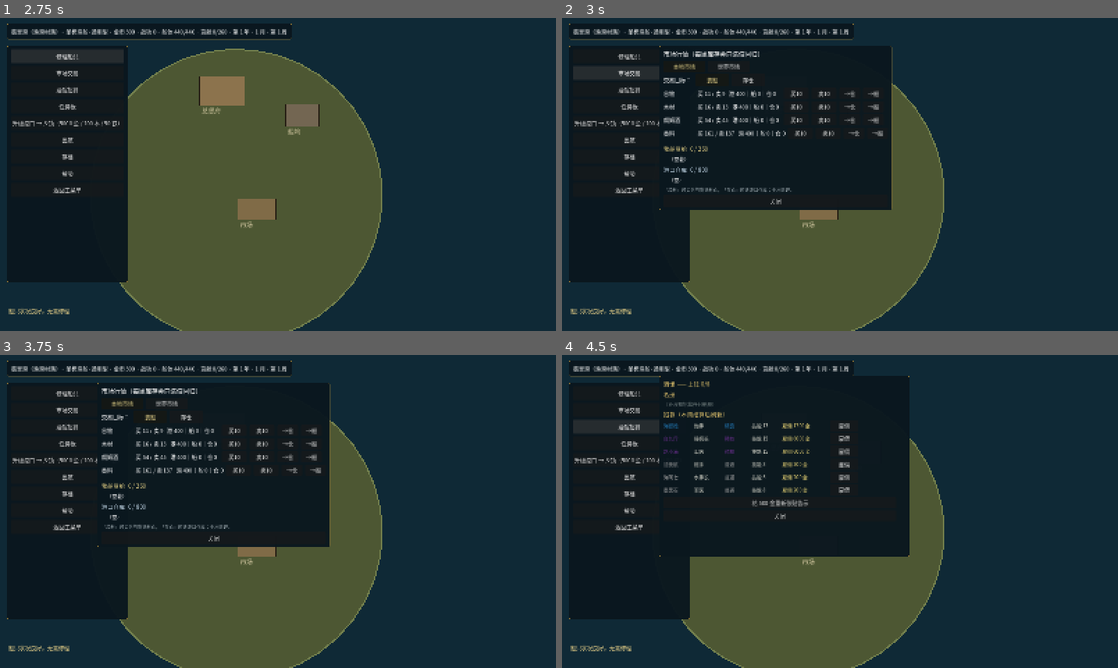
Above: before the commit, frames 1-4 (two rows, left to right).
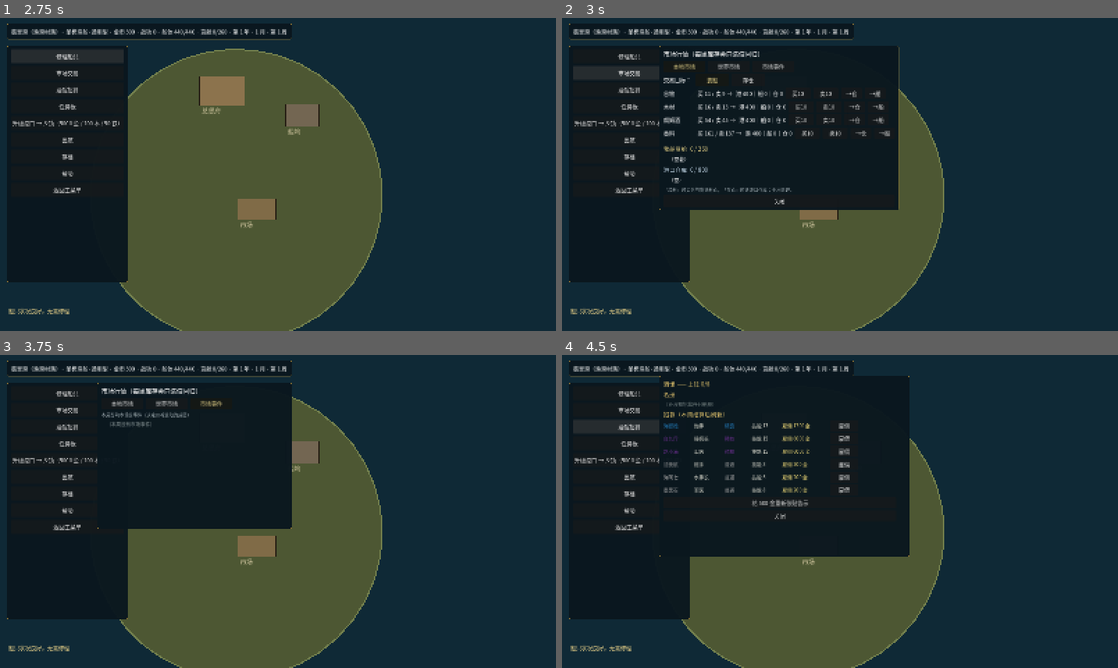
Above: after the commit, the same moments.

Repository: lucifermbbgh/OceanHero
Game: Godot game, scene res://scenes/main.tscn
The game is run twice, just before and just after one commit, with the same random seed, the same clock (stepped at 60 frames per second) and the same inputs.
Inputs (mouse positions are in pixels of both pictures, inside the frame that each line leads up to):
- Up to frame 1 (2.75 s): click "新游戏" at 0.5 s; tap Enter at 1.25 s; move the mouse to (400, 158) at 1.27 s; hold D (steer_right) 1.28-2 s; tap B at 1.35 s; click (400, 158) at 1.42 s; tap Space at 1.52 s; click "修理船只" at 2 s
- Up to frame 2 (3 s): click "市场交易" at 2.75 s
- Up to frame 3 (3.75 s): click (211, 401) at 3.5 s, where only the run after the commit has a clickable "市场事件"
- Up to frame 4 (4.5 s): click "酒馆招募" at 4.25 s

Frame 1 is identical in both runs. In frame 2, 1.7% of the frame differs, in the area x 29-61%, y 8-62%; in frame 3, 6.6%, in the area x 17-60%, y 8-62%; in frame 4, nothing differs.

Commit message:
feat(0.13.0-alpha): 价格引擎（分段弹性 + 均值回归 + 市场事件）
- 新增 econ_math.gd（纯数学函数库）与 market_events.gd（8 种事件）
- 分段供给弹性：库存 >70% 用 0.35、30~70% 用 0.55、<30% 用 0.90
- 价格漂移：每周向事件目标均值回归 25% + 种子噪声 ±3%，clamp 0.85~1.15
- 市场事件：每港每周 15% 概率生成，持续 1~3 周，全局 ≤8
- 本地市场商品行显示涨跌箭头；新增「市场事件」页签
- 岛屿港口价格同步接入漂移与事件
- 漂移与事件进存档
- 版本号 0.13.0-alpha；单元 66 + 集成 495 全绿

Diff:
--- a/project.godot
+++ b/project.godot
@@ -15,7 +15,7 @@
 run/main_scene="res://scenes/main.tscn"
 config/features=PackedStringArray("4.7", "GL Compatibility")
 config/icon="res://icon.svg"
-config/version="0.12.1"
+config/version="0.13.0-alpha"
 [autoload]
 
 EventBus="*res://scripts/core/event_bus.gd"
--- a/scripts/base/base_scene.gd
+++ b/scripts/base/base_scene.gd
@@ -418,9 +418,18 @@
 	m_world.modulate = Color(1.0, 0.92, 0.6) if market_tab == "world" else Color(1, 1, 1)
 	m_world.pressed.connect(func(): market_tab = "world"; _rebuild_market())
 	mtabs.add_child(m_world)
+	var m_ev := Button.new()
+	m_ev.text = "市场事件"
+	m_ev.custom_minimum_size = Vector2(120, 32)
+	m_ev.modulate = Color(1.0, 0.92, 0.6) if market_tab == "events" else Color(1, 1, 1)
+	m_ev.pressed.connect(func(): market_tab = "events"; _rebuild_market())
+	mtabs.add_child(m_ev)
 
 	if market_tab == "world":
 		_rebuild_world_market()
+		return
+	if market_tab == "events":
+		_rebuild_events_tab()
 		return
 
 	# 交易目标页签：买入存到哪 / 卖出从哪拿
@@ -453,9 +462,16 @@
 		if port != null:
 			demand = float(port.demand.get(String(id), 1.0))
 			production = float(port.production.get(String(id), 1.0))
-		var bp := MarketModel.buy_price(c.base_price, stock, max_stock, demand)
+		var mod := GameState.price_modifier(String(PORT_ID), id)
+		var bp := int(round(float(MarketModel.buy_price(c.base_price, stock, max_stock, demand)) * mod))
 		var sp := int(round(float(MarketModel.sell_price(c.base_price, stock, max_stock, production))
-			* (1.0 + GameState.sell_bonus())))
+			* (1.0 + GameState.sell_bonus()) * mod))
+		var chg := GameState.price_change_pct(String(PORT_ID), id)
+		var arrow := "→"
+		if chg > 0.005:
+			arrow = "↑+%d%%" % int(round(chg * 100.0))
+		elif chg < -0.005:
+			arrow = "↓%d%%" % int(round(chg * 100.0))
 		var row := HBoxContainer.new()
 		row.add_theme_constant_override("separation", 8)
 		market_list.add_child(row)
@@ -466,7 +482,7 @@
 		var price_l := Label.new()
 		var have := int(GameState.cargo.get(id, 0))
 		var in_wh := int(GameState.warehouse.get(id, 0))
-		price_l.text = "买 %d / 卖 %d   港 %d｜船 %d｜仓 %d" % [bp, sp, stock, have, in_wh]
+		price_l.text = "买 %d / 卖 %d %s   港 %d｜船 %d｜仓 %d" % [bp, sp, arrow, stock, have, in_wh]
 		price_l.custom_minimum_size = Vector2(240, 0)
 		row.add_child(price_l)
 		var b_buy := Button.new()
@@ -586,6 +602,25 @@
 	_rebuild_market()
 	_refresh()
 
+## 市场事件页签
+func _rebuild_events_tab() -> void:
+	var tip := Label.new()
+	tip.text = "本周影响市场的事件（决定价格波动的成因）"
+	tip.add_theme_font_size_override("font_size", 13)
+	tip.add_theme_color_override("font_color", Color(0.65, 0.7, 0.72))
+	market_list.add_child(tip)
+	if GameState.market_events.is_empty():
+		market_list.add_child(_lbl("　（本周没有市场事件）", 400, Color(0.55, 0.6, 0.6)))
+		return
+	for e in GameState.market_events:
+		var hb := HBoxContainer.new()
+		hb.add_theme_constant_override("separation", 12)
+		market_list.add_child(hb)
+		hb.add_child(_lbl(String(e.get("port", "")), 180))
+		hb.add_child(_lbl(String(e.get("name", "")), 120, Color(0.9, 0.82, 0.45)))
+		hb.add_child(_lbl(String(e.get("desc", "")), 260, Color(0.8, 0.85, 0.7)))
+		hb.add_child(_lbl("剩 %d 周" % int(e.get("weeks", 0)), 100))
+
 ## 世界市场：跨港情报页（不参与交易）
 func _rebuild_world_market() -> void:
 	var note := Label.new()
--- a/scripts/core/game_state.gd
+++ b/scripts/core/game_state.gd
@@ -760,6 +760,59 @@
 
 func cargo_free() -> float:
 	return maxf(0.0, float(cargo_capacity()) - cargo_used())
+
+# ---------------- 价格漂移与市场事件（0.13） ----------------
+
+const EconMath = preload("res://scripts/systems/econ_math.gd")
+const MarketEvents = preload("res://scripts/systems/market_events.gd")
+
+const DRIFT_MIN := 0.85
+const DRIFT_MAX := 1.15
+const DRIFT_SPEED := 0.25
+const DRIFT_NOISE := 0.03
+
+var price_drift: Dictionary = {}     # "port|cid" -> 漂移倍率（1.0 为基准）
+var market_events: Array = []        # 当前生效事件
+
+func _drift_key(port_key: String, cid: StringName) -> String:
+	return "%s|%s" % [port_key, String(cid)]
+
+## 当前漂移倍率（含事件影响）
+func price_drift_of(port_key: String, cid: StringName) -> float:
+	return float(price_drift.get(_drift_key(port_key, cid), 1.0))
+
+## 某港某商品当前受事件影响后的价格倍率
+func price_modifier(port_key: String, cid: StringName) -> float:
+	return price_drift_of(port_key, cid) * MarketEvents.effect_at(market_events, port_key, cid)
+
+## 周结算：事件推进与生成、价格漂移回归
+func tick_market(week: int) -> Array:
+	var events_out: Array = []
+	market_events = MarketEvents.tick(market_events)
+	for pk in port_stock.keys():
+		var port_key := String(pk)
+		if market_events.size() < MarketEvents.MAX_ACTIVE:
+			var ev: Dictionary = MarketEvents.roll_event(port_key, week)
+			if not ev.is_empty():
+				market_events.append(ev)
+				events_out.append(ev)
+		for cid in port_stock[pk].keys():
+			var key := _drift_key(port_key, cid)
+			var cur := float(price_drift.get(key, 1.0))
+			var target := MarketEvents.effect_at(market_events, port_key, cid)
+			price_drift[key + "|prev"] = cur
+			var next_v := EconMath.mean_revert(cur, target, DRIFT_SPEED)
+			next_v += EconMath.seeded_noise([hash(port_key), int(hash(String(cid))), week], DRIFT_NOISE)
+			next_v = clampf(next_v, DRIFT_MIN, DRIFT_MAX)
+			price_drift[key] = next_v
+	return events_out
+
+## 价格涨跌（相对上周）
+func price_change_pct(port_key: String, cid: StringName) -> float:
+	var cur := price_drift_of(port_key, cid)
+	var key := _drift_key(port_key, cid)
+	var prev := float(price_drift.get(key + "|prev", cur))
+	return EconMath.change_pct(prev, cur)
 
 # ---------------- 银行（0.12 / 0.12.1 多笔贷款） ----------------
 
@@ -1423,6 +1476,7 @@
 		"port_registry": port_registry.duplicate(true),
 		"contraband": contraband.duplicate(),
 		"bank": {"deposit": bank_deposit, "loans": loans.duplicate(true)},
+		"market": {"drift": price_drift.duplicate(), "events": market_events.duplicate(true)},
 		"license": {"has": has_privateer_license, "legal": license_is_legal},
 		"black_closed_week": black_closed_week,
 		"auctions": auctions.duplicate(true),
@@ -1504,6 +1558,14 @@
 	var ups_d: Dictionary = d.get("island_upgrade_start", {})
 	for k in ups_d.keys():
 		island_upgrade_start[String(k)] = int(ups_d[k])
+	var mk: Dictionary = d.get("market", {})
+	price_drift.clear()
+	var dr: Dictionary = mk.get("drift", {})
+	for k in dr.keys():
+		price_drift[String(k)] = float(dr[k])
+	market_events.clear()
+	for e0 in mk.get("events", []):
+		market_events.append(e0)
 	var bk: Dictionary = d.get("bank", {})
 	bank_deposit = int(bk.get("deposit", 0))
 	loans.clear()
@@ -1702,6 +1764,8 @@
 	port_registry.clear()
 	bank_deposit = 0
 	loans.clear()
+	price_drift.clear()
+	market_events.clear()
 	contraband.clear()
 	has_privateer_license = false
 	license_is_legal = false
--- a/scripts/sea/sea_scene.gd
+++ b/scripts/sea/sea_scene.gd
@@ -551,6 +551,10 @@
 			bp = maxi(1, int(round(float(bp) * (1.0 - float(buy_disc) / 100.0))))
 		# 阶梯溢价（只作用于卖出）：目标地图不产出才有跨度溢价
 		sp = int(round(float(sp) * GameState.sale_multiplier_at(cid, map_index)))
+		# 市场漂移与事件
+		var pmod := GameState.price_modifier(String(pid), cid)
+		bp = maxi(1, int(round(float(bp) * pmod)))
+		sp = maxi(1, int(round(float(sp) * pmod)))
 		var hb := HBoxContainer.new()
 		hb.add_theme_constant_override("separation", 10)
 		port_list.add_child(hb)
--- /dev/null
+++ b/scripts/systems/econ_math.gd
@@ -0,0 +1,37 @@
+extends RefCounted
+## 经济数学函数库（全 static、无状态）
+
+## 分段供给弹性：库存越低，弹性系数越大
+static func piecewise_elasticity(stock_ratio: float, alpha_lo: float = 0.35,
+		alpha_mid: float = 0.55, alpha_hi: float = 0.90) -> float:
+	var r := clampf(stock_ratio, 0.0, 1.0)
+	if r > 0.7:
+		return alpha_lo
+	if r < 0.3:
+		return alpha_hi
+	return alpha_mid
+
+## 均值回归：把 current 按 speed 拉向 target
+static func mean_revert(current: float, target: float, speed: float) -> float:
+	return current + (target - current) * clampf(speed, 0.0, 1.0)
+
+## 确定性噪声：同样输入必然同样输出，范围约 [-1, 1]
+static func seeded_noise(seed_values: Array, magnitude: float) -> float:
+	var h := 2166136261
+	for v in seed_values:
+		h = (h ^ int(v)) * 16777619
+		h = h & 0x7fffffff
+	var n := float(h % 10000) / 5000.0 - 1.0
+	return n * magnitude
+
+## 单周变动上限
+static func clamp_swing(old_value: float, new_value: float, cap: float) -> float:
+	var lo := old_value * (1.0 - cap)
+	var hi := old_value * (1.0 + cap)
+	return clampf(new_value, lo, hi)
+
+## 涨价幅度（正数=涨）
+static func change_pct(old_value: float, new_value: float) -> float:
+	if is_zero_approx(old_value):
+		return 0.0
+	return (new_value - old_value) / old_value
--- /dev/null
+++ b/scripts/systems/market_events.gd
@@ -0,0 +1,61 @@
+extends RefCounted
+## 市场事件：驱动价格波动的"原因层"
+
+const EVENTS := {
+	&"harvest": {"name": "丰收", "target": &"grain", "kind": "supply", "value": -0.20, "desc": "谷物供给 +25%"},
+	&"poor_harvest": {"name": "歉收", "target": &"grain", "kind": "supply", "value": 0.20, "desc": "谷物供给 −25%"},
+	&"forest_bloom": {"name": "林木茂盛", "target": &"timber", "kind": "supply", "value": -0.16, "desc": "木材供给 +20%"},
+	&"quake": {"name": "港口地震", "target": &"timber", "kind": "supply", "value": 0.25, "desc": "木材产出 −40%"},
+	&"war": {"name": "战争阴云", "target": &"spice", "kind": "demand", "value": 0.15, "desc": "香料需求 +15%"},
+	&"rum_fest": {"name": "朗姆酒节", "target": &"rum", "kind": "demand", "value": 0.22, "desc": "朗姆酒需求 +30%"},
+	&"blockade": {"name": "海盗封锁", "target": &"", "kind": "supply", "value": 0.18, "desc": "全港供给 −20%"},
+	&"caravan": {"name": "商队抵达", "target": &"", "kind": "supply", "value": -0.14, "desc": "全港供给 +15%"},
+}
+
+const MAX_ACTIVE := 8
+const WEEKLY_CHANCE := 0.15
+
+## 为某港口生成一个事件（可能返回 null）
+static func roll_event(port_key: String, week: int) -> Dictionary:
+	var h := 2166136261
+	for ch in (port_key + str(week)).to_utf8_buffer():
+		h = (h ^ int(ch)) * 16777619
+		h = h & 0x7fffffff
+	if float(h % 10000) / 10000.0 >= WEEKLY_CHANCE:
+		return {}
+	var ids: Array = EVENTS.keys()
+	var pick: StringName = ids[(h / 7) % ids.size()]
+	var def: Dictionary = EVENTS[pick]
+	return {
+		"id": pick, "name": String(def.get("name", "")), "port": port_key,
+		"target": String(def.get("target", "")), "kind": String(def.get("kind", "")),
+		"value": float(def.get("value", 0.0)), "weeks": 1 + (h / 13) % 3,
+		"desc": String(def.get("desc", "")),
+	}
+
+## 推进一周：周数减一，过期的移除
+static func tick(events: Array) -> Array:
+	var kept: Array = []
+	for e in events:
+		e["weeks"] = int(e.get("weeks", 1)) - 1
+		if int(e["weeks"]) > 0:
+			kept.append(e)
+	return kept
+
+## 某港口某商品受事件影响的价格倍率（1.0 表示无影响）
+static func effect_at(events: Array, port_key: String, cid: StringName) -> float:
+	var mult := 1.0
+	for e in events:
+		if String(e.get("port", "")) != port_key:
+			continue
+		var tgt := String(e.get("target", ""))
+		if tgt != "" and tgt != String(cid):
+			continue
+		var v := float(e.get("value", 0.0))
+		var kind := String(e.get("kind", "supply"))
+		# 供给增加 → 价格下降；需求增加 → 价格上升
+		if kind == "supply":
+			mult *= (1.0 - v)
+		else:
+			mult *= (1.0 + v)
+	return mult
--- a/scripts/systems/market_model.gd
+++ b/scripts/systems/market_model.gd
@@ -9,6 +9,8 @@
 	"bulk_ratio": 0.30,
 	"bulk_penalty": 0.10,
 	"weekly_regen_rate": 0.02,
+	"piecewise_enabled": true,
+	"max_weekly_price_swing": 0.15,
 }
 
 static func configure(d: Dictionary) -> void:
@@ -20,11 +22,17 @@
 		"price_elasticity": 0.55, "buy_markup": 1.05, "sell_markdown": 0.90,
 		"bulk_ratio": 0.30, "bulk_penalty": 0.10, "weekly_regen_rate": 0.02,
 		"max_weekly_price_swing": 0.15,
+		"piecewise_enabled": true,
 	}
+
+const EconMath = preload("res://scripts/systems/econ_math.gd")
 
 static func generic_price(base_price: int, stock: int, max_stock: int) -> float:
 	var ratio := clampf(float(stock) / maxf(1.0, float(max_stock)), 0.0, 1.0)
-	return float(base_price) * (1.0 + float(cfg.price_elasticity) * (1.0 - ratio))
+	var e := float(cfg.price_elasticity)
+	if bool(cfg.get("piecewise_enabled", false)):
+		e = EconMath.piecewise_elasticity(ratio)
+	return float(base_price) * (1.0 + e * (1.0 - ratio))
 
 static func buy_price(base_price: int, stock: int, max_stock: int, demand_mod: float = 1.0, bulk: bool = false) -> int:
 	var p := generic_price(base_price, stock, max_stock) * demand_mod * float(cfg.buy_markup)
--- a/scripts/systems/world_tick.gd
+++ b/scripts/systems/world_tick.gd
@@ -40,6 +40,10 @@
 					EventBus.ticker.emit("贷款到期已还清：-%d" % int(be.get("amount", 0)))
 				"bankrupt":
 					EventBus.ticker.emit("破产！存款与现金清零，海军声望归零")
+		# 市场：事件推进与价格漂移
+		var new_events: Array = GameState.tick_market(week_index)
+		for ev in new_events:
+			EventBus.ticker.emit("市场事件：%s · %s" % [String(ev.get("name", "")), String(ev.get("desc", ""))])
 		GameState.refresh_auctions(week_index)
 		var aevents: Array = GameState.tick_auctions()
 		for ev in aevents:
--- a/tests/headless/run_all.gd
+++ b/tests/headless/run_all.gd
@@ -197,8 +197,12 @@
 	_ok(low <= 0.26, "hit_base 调低后命中贴近下限", "hit=%.2f" % low)
 	CRes.reset_defaults()
 
-	MRes.configure({"price_elasticity": 0.0})
-	_ok(MRes.buy_price(100, 0, 1000) == MRes.buy_price(100, 1000, 1000), "弹性为 0 时空/满库存同价")
+	MRes.configure({"price_elasticity": 0.0, "piecewise_enabled": false})
+	_ok(MRes.buy_price(100, 0, 1000) == MRes.buy_price(100, 1000, 1000), "线性模式下弹性为 0 时空/满库存同价")
+	MRes.reset_defaults()
+	MRes.configure({"piecewise_enabled": true})
+	_ok(MRes.buy_price(100, 0, 1000) > MRes.buy_price(100, 1000, 1000) * 1.5,
+		"分段弹性下低库存明显更贵")
 	MRes.reset_defaults()
 	_ok(MRes.buy_price(100, 0, 1000) > MRes.buy_price(100, 1000, 1000), "恢复默认后价格重新拉开")
 
--- a/tests/integration/run.gd
+++ b/tests/integration/run.gd
@@ -27,6 +27,7 @@
 	await _test_exchange()
 	await _test_cross_port()
 	await _test_quest_board()
+	await _test_price_engine_v013()
 	await _test_bank_v012()
 	await _test_black_market_v011()
 	await _test_auction_v010()
@@ -630,6 +631,53 @@
 	for i in range(n):
 		await get_tree().physics_frame
 
+# ---------------- 价格引擎（0.13.0） ----------------
+func _test_price_engine_v013() -> void:
+	print("\n[价格引擎]")
+	var em = load("res://scripts/systems/econ_math.gd")
+	# 分段弹性
+	_ok(is_equal_approx(em.piecewise_elasticity(0.9), 0.35), "高库存弹性 0.35")
+	_ok(is_equal_approx(em.piecewise_elasticity(0.5), 0.55), "中库存弹性 0.55")
+	_ok(is_equal_approx(em.piecewise_elasticity(0.1), 0.90), "低库存弹性 0.90")
+	# 均值回归
+	_ok(is_equal_approx(em.mean_revert(0.8, 1.0, 0.25), 0.85), "回归 25% 正确")
+	# 噪声可复现
+	_ok(is_equal_approx(em.seeded_noise([1, 2, 3], 0.03), em.seeded_noise([1, 2, 3], 0.03)),
+		"同种子噪声可复现")
+	_ok(absf(em.seeded_noise([1, 2, 3], 0.03)) <= 0.03, "噪声幅度受限")
+	# 变动上限
+	_ok(is_equal_approx(em.clamp_swing(1.0, 2.0, 0.15), 1.15), "单周上限 +15%")
+	_ok(is_equal_approx(em.clamp_swing(1.0, 0.1, 0.15), 0.85), "单周下限 -15%")
+
+	# 分段弹性影响真实价格
+	MarketModel.cfg["piecewise_enabled"] = true
+	var hi_stock_price := MarketModel.generic_price(100, 100, 100)
+	var lo_stock_price := MarketModel.generic_price(100, 10, 100)
+	_ok(lo_stock_price > hi_stock_price * 1.5, "低库存价格显著更高",
+		"%.1f vs %.1f" % [lo_stock_price, hi_stock_price])
+
+	# 市场事件
+	var me = load("res://scripts/systems/market_events.gd")
+	_ok(me.EVENTS.size() >= 8, "事件表至少 8 种", str(me.EVENTS.size()))
+	var ev := {"id": &"harvest", "port": "p1", "target": "grain", "kind": "supply", "value": -0.2, "weeks": 2}
+	var eff: float = float(me.effect_at([ev], "p1", &"grain"))
+	_ok(absf(eff - 1.2) < 0.001, "供给 +25% 使价格 ×1.2", str(eff))
+	var eff2: float = float(me.effect_at([ev], "p1", &"rum"))
+	_ok(is_equal_approx(eff2, 1.0), "其他商品不受影响")
+	var ticked: Array = me.tick([ev])
+	_ok(int(ticked[0].get("weeks", 0)) == 1, "事件周数递减")
+	_ok(me.tick(ticked).is_empty(), "到期事件被移除")
+
+	# 周结算推进价格漂移
+	GameState.reset_new_game()
+	GameState.ensure_stock(&"jadehaven", &"grain", 400)
+	var before := GameState.price_drift_of("jadehaven", &"grain")
+	GameState.tick_market(1)
+	var after := GameState.price_drift_of("jadehaven", &"grain")
+	_ok(after != before or is_equal_approx(after, 1.0), "周结算后漂移发生变化", "%.3f" % after)
+	_ok(after >= GameState.DRIFT_MIN - 0.001 and after <= GameState.DRIFT_MAX + 0.001,
+		"漂移被限制在 0.85~1.15", "%.3f" % after)
+
 # ---------------- 银行（0.12.0） ----------------
 func _test_bank_v012() -> void:
 	print("\n[银行]")
Not shown, changed: docs/测试文档.md
Not shown, changed: docs/版本文档/0.13.0-alpha-升级说明.md
Not shown, changed: docs/版本文档/变更记录.md
Not shown, changed: docs/版本文档/版本规划.md
